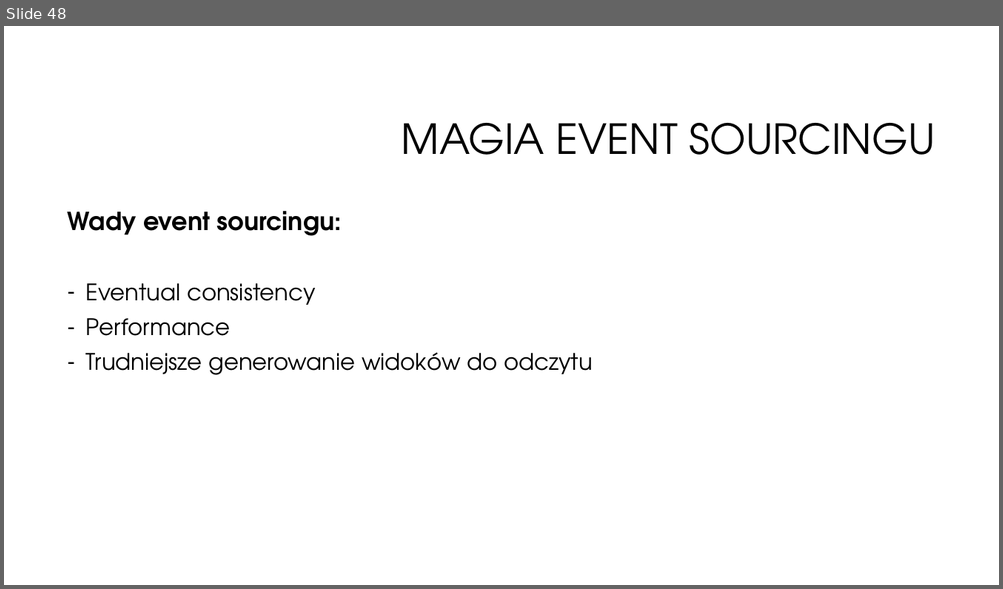
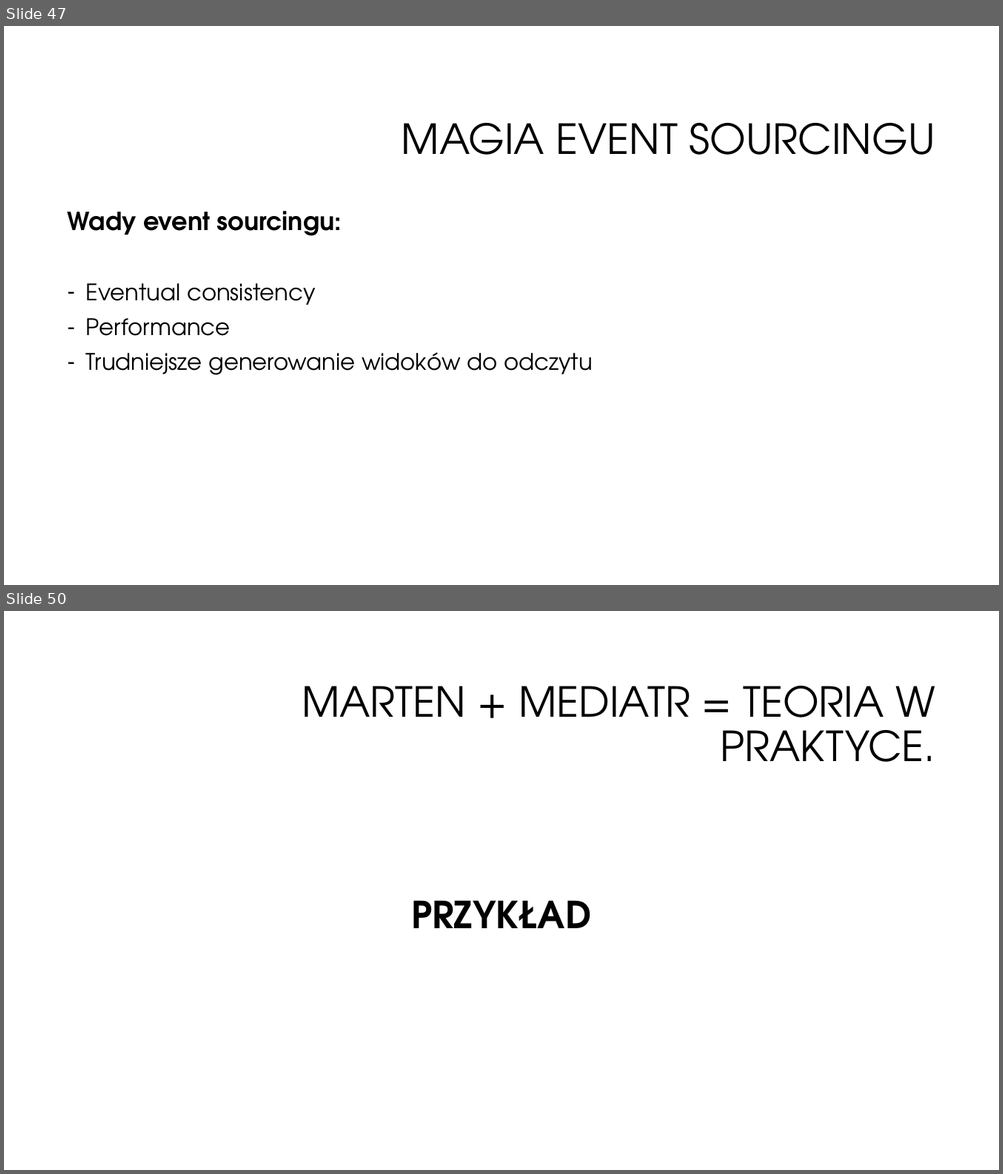
Before and after one commit to oskardudycz/EventSourcing.NetCore, a slide deck: Slides.pptx. Shown one above the other, each under a label of ours: slide 48 before the commit, slides 47 and 50 after it; the slides between them are not shown. The pictures are 1003x589 and 1003x1174 pixels, drawn with LibreOffice and Linux fonts; fonts in the diff are those of the drawing; background and template pictures are left out. Boxes give left, top, right and bottom in pixels: in the first picture for what was removed or moved away, otherwise in the second. Text is boxed around its words. In the diff, an @@ line names an element or a change of style, - is before the commit and + after.

```diff
--- a/Slides.pptx
+++ b/Slides.pptx
@@ slide 50 added at <box>4,611,999,1170</box>, background #FFFFFF @@
@@ title added at <box>301,686,935,762</box>, 40 pt, text #000000 @@
+MARTEN + MEDIATR = TEORIA W PRAKTYCE.
@@ text added at <box>411,900,591,928</box>, 36 pt, text #000000, bold @@
+PRZYKŁAD
@@ what was slide 48 is now slide 47 @@
```
Also in this commit, not shown: 4 other slides added, 1 slide removed.
